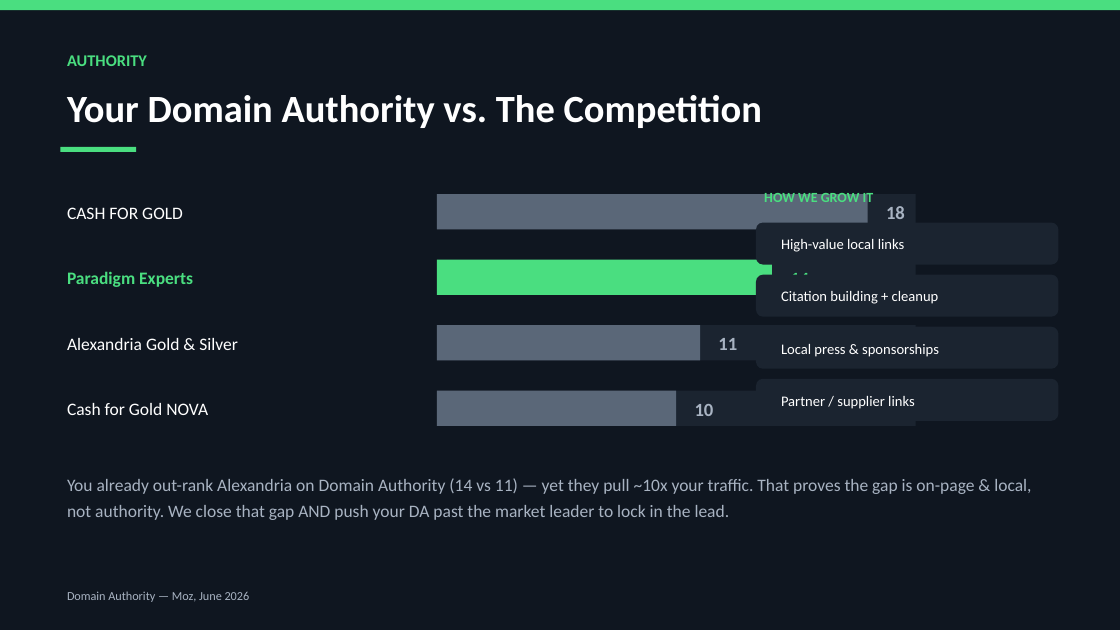
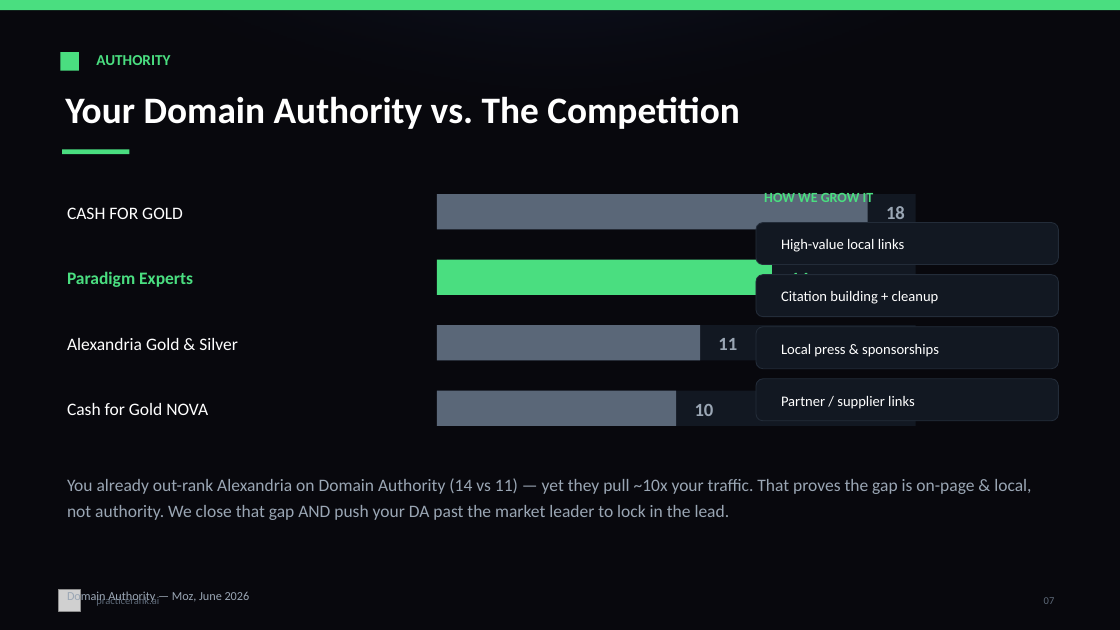
Before and after one commit to sathvik-vadlakunta/inCentivee, a slide deck: slide 7 of deliverables/PracticeRank-SEO-Strategy-Paradigm-Experts.pptx. Drawn at 1120x630 pixels with LibreOffice and Linux fonts; fonts in the diff are those of the drawing; grey boxes stand for pictures. Boxes give left, top, right and bottom in pixels: in the first picture for what was removed or moved away, otherwise in the second. Text is boxed around its words. In the diff, an @@ line names an element or a change of style, - is before the commit and + after.

Commit message:
deck: rebrand to practicerank.ai dark mode (near-black + radial glows + green)
Match the site's dark aesthetic and elevate: #08080d base, soft radial navy
glow (top) + faint green corner glow via soft-edge ellipses, subtle card
borders, green tick + accent rule on section headings, per-slide footer with
logo mark + page number. Refined palette (white 86%/muted/faint text).

```diff
--- a/deliverables/PracticeRank-SEO-Strategy-Paradigm-Experts.pptx
+++ b/deliverables/PracticeRank-SEO-Strategy-Paradigm-Experts.pptx
@@ rectangle at box(0, 0, 1120, 630): fill #0F1620 to #08080D @@
@@ ellipse added at box(0, 0, 1120, 155), fill #16213E at 46% opacity @@
@@ rectangle added at box(60, 52, 79, 71), fill #4ADE80 @@
@@ text "AUTHORITY": place and size @@
-text "AUTHORITY" at box(67, 55, 147, 66)
+text "AUTHORITY" at box(96, 55, 170, 65)
@@ text "AUTHORITY" at box(96, 55, 170, 65): size 14 to 13 pt @@
@@ text "Your Domain Authority vs. The ..." at box(65, 96, 740, 129): size 33 to 32 pt @@
@@ rectangle: place and size @@
-rectangle at box(60, 147, 136, 152)
+rectangle at box(62, 150, 129, 155)
@@ fill #1B2430 to #121822; outline none to #232C39 0.75 pt in 4 elements at box(756, 223, 1059, 265), box(756, 275, 1059, 317), box(756, 327, 1059, 369), box(756, 379, 1059, 421) @@
@@ fill #1B2430 to #121822 in 4 elements at box(437, 194, 916, 229), box(437, 260, 916, 295), box(437, 325, 916, 360), box(437, 391, 916, 426) @@
@@ text colour #A8B3C2 to #9AA6B4 in 5 elements at box(886, 206, 905, 219), box(718, 338, 737, 350), box(695, 404, 714, 416), box(67, 478, 1031, 520), box(67, 589, 250, 603) @@
@@ picture added at box(59, 590, 81, 612) @@
@@ text added at box(96, 596, 159, 606), 9 pt, text #5E6A79 @@
+practicerank.ai
@@ text added at box(1044, 597, 1055, 604), 9 pt, text #5E6A79 @@
+07
```
Also in this commit, not shown: 12 other slides changed, 1 other file.
